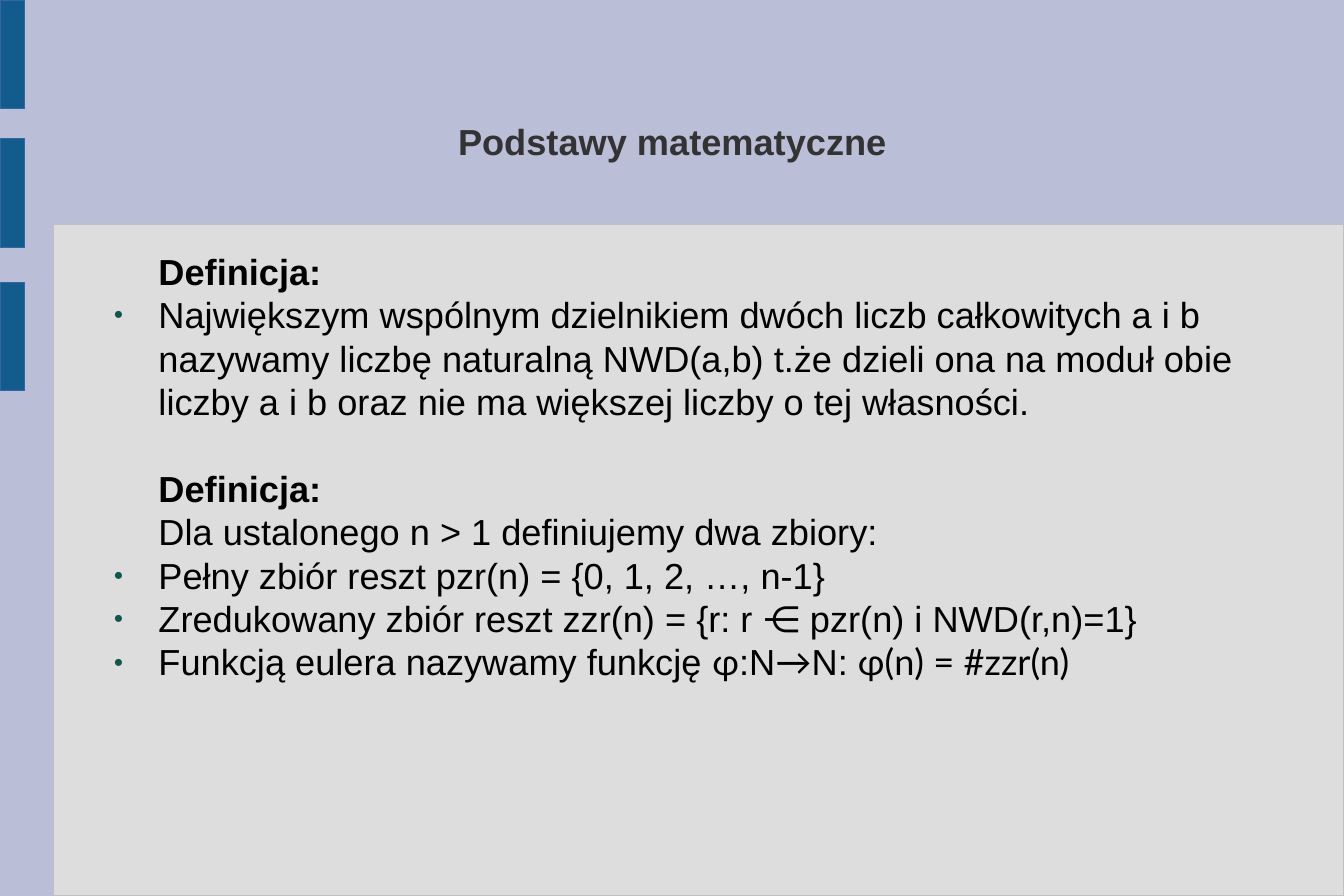
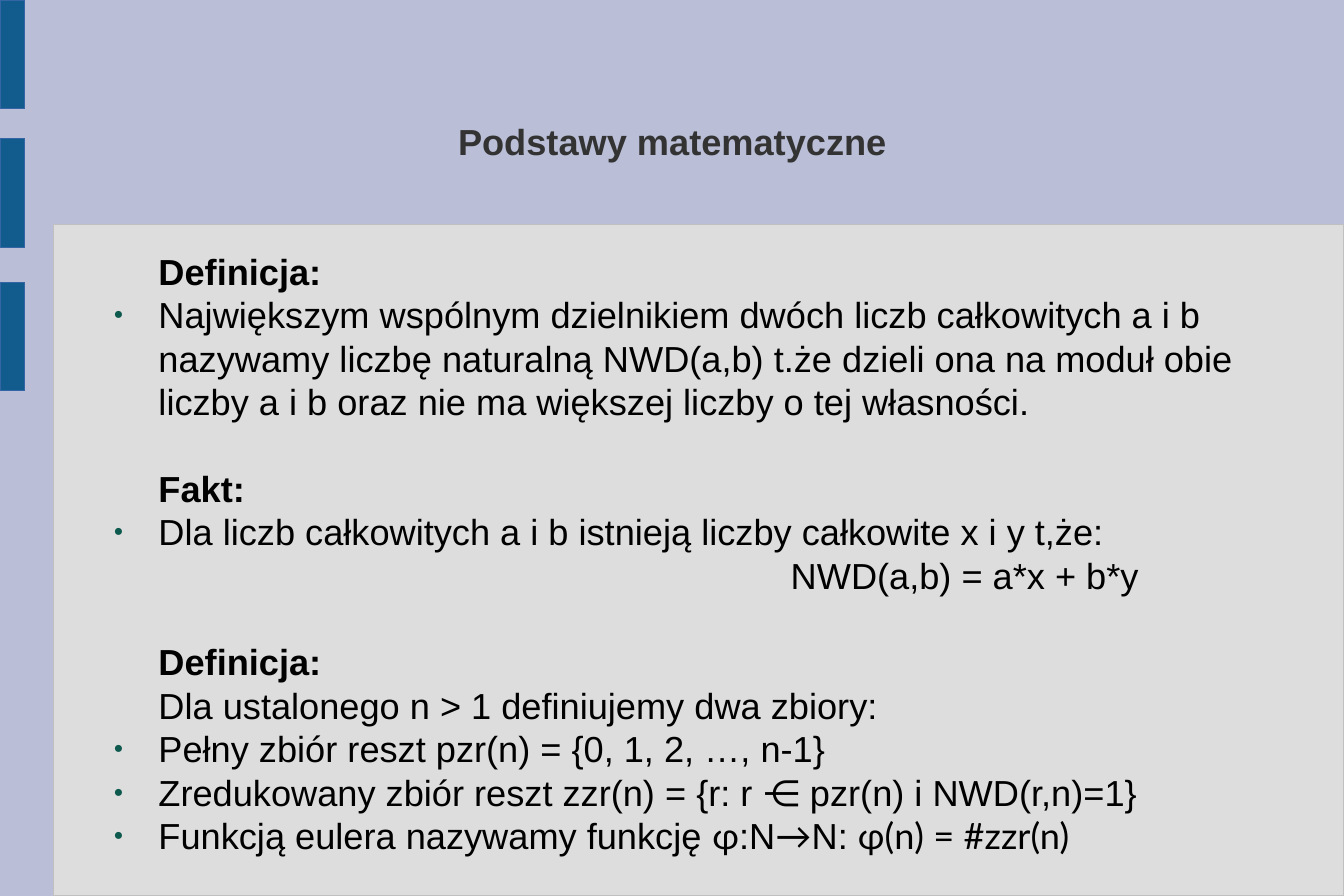
Before and after one commit to abhay123lp/internetvotingsystem, a slide deck: slide 7 of Tutorial/3. Troche matematyki (dla zainteresowanych).odp. Drawn at 1344x896 pixels with LibreOffice and Linux fonts; fonts in the diff are those of the drawing. Boxes give left, top, right and bottom in pixels: in the first picture for what was removed or moved away, otherwise in the second. Text is boxed around its words. In the diff, an @@ line names an element or a change of style, - is before the commit and + after.

```diff
--- a/Tutorial/3. Troche matematyki (dla zainteresowanych).odp
+++ b/Tutorial/3. Troche matematyki (dla zainteresowanych).odp
@@ text at (158, 475, 1138, 595): paragraphs added @@
+Fakt:
+● Dla liczb całkowitych a i b istnieją liczby całkowite x i y t,że:
+NWD(a,b) = a*x + b*y
```
Also in this commit, not shown: 1 other slide changed, 5 slides added.
